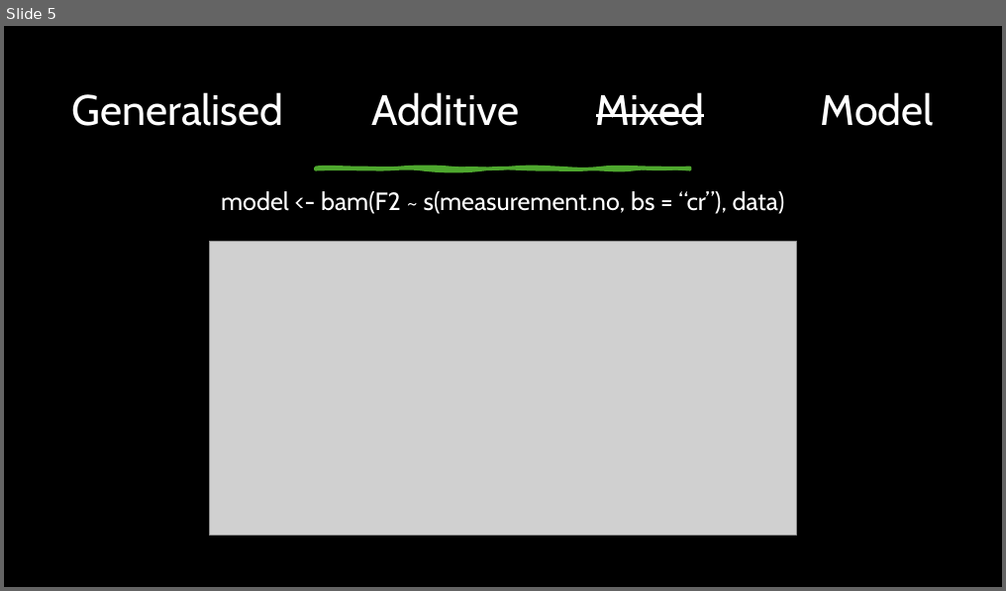
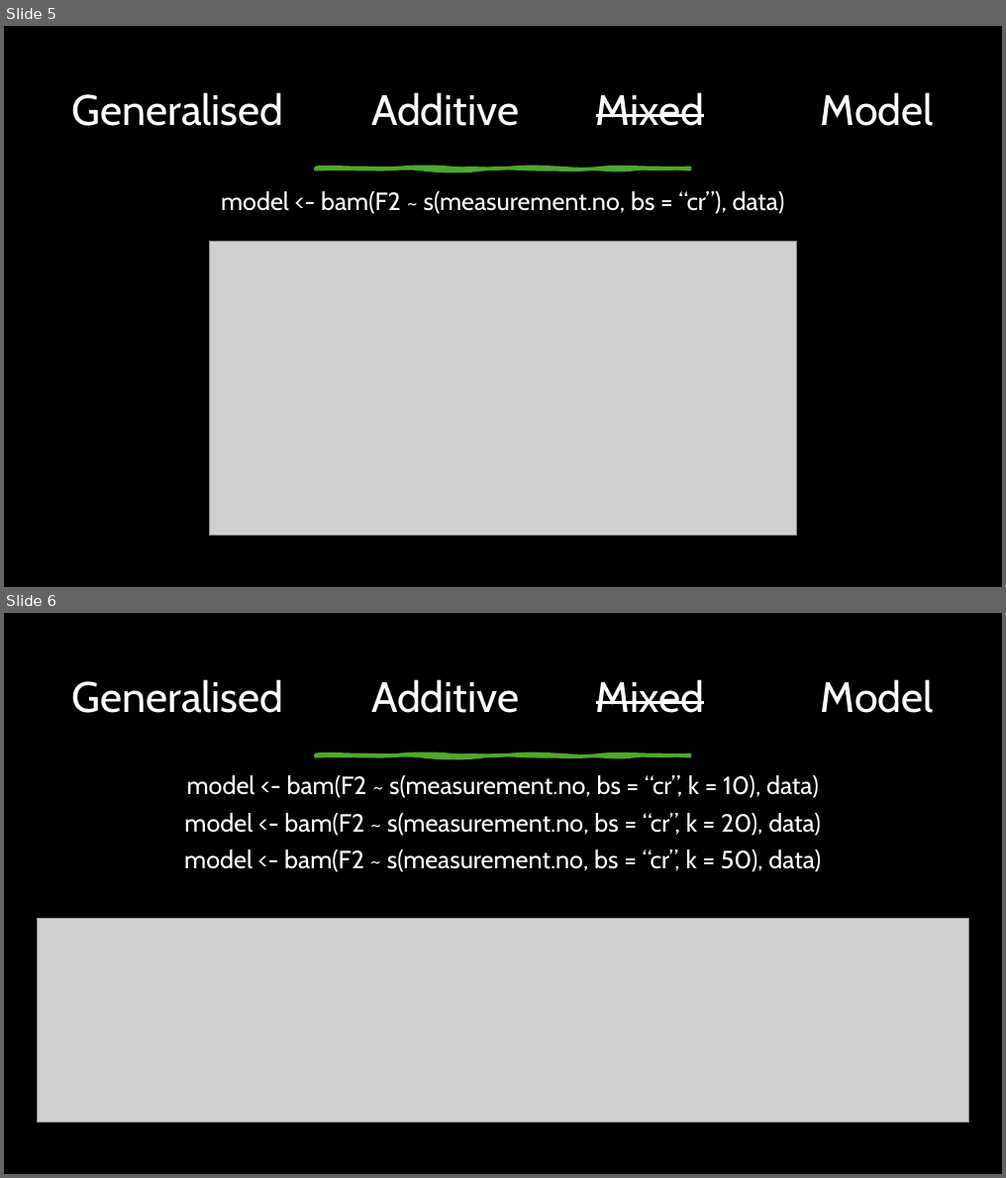
Before and after one commit to caitlin91/GAMMsforLVC, a slide deck: GAMMs for LVC.pptx. Shown one above the other, each under a label of ours: slide 5 before the commit, slides 5 and 6 after it. The pictures are 1006x591 and 1006x1178 pixels, drawn with LibreOffice and Linux fonts; fonts in the diff are those of the drawing; grey boxes stand for pictures. Boxes give left, top, right and bottom in pixels: in the first picture for what was removed or moved away, otherwise in the second. Text is boxed around its words. In the diff, an @@ line names an element or a change of style, - is before the commit and + after.

```diff
--- a/GAMMs for LVC.pptx
+++ b/GAMMs for LVC.pptx
@@ slide 6 added at (4, 613, 1002, 1174), background #000000 @@
@@ title added at (72, 679, 934, 713), 41 pt, text #FFFFFF @@
+Generalised Additive Mixed Model
@@ freeform shape added at (316, 756, 690, 757), fill #4EA72E, outline #4EA72E 3.25 pt @@
@@ text added at (184, 775, 821, 872), 24 pt, text #FFFFFF @@
+model <- bam(F2 ~ s(measurement.no, bs = “cr”, k = 10), data)
+model <- bam(F2 ~ s(measurement.no, bs = “cr”, k = 20), data)
+model <- bam(F2 ~ s(measurement.no, bs = “cr”, k = 50), data)
@@ picture added at (37, 919, 968, 1123) @@
```
Also in this commit, not shown: 1 slide changed, 4 other slides added.
